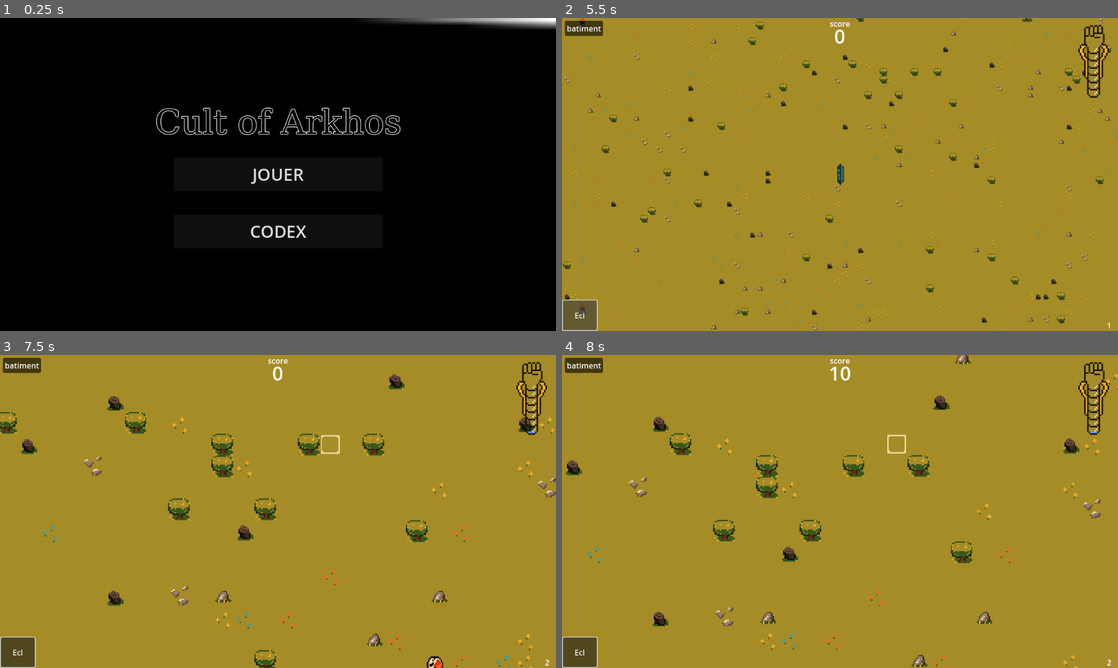
Above: before the commit, frames 1-4 (two rows, left to right).
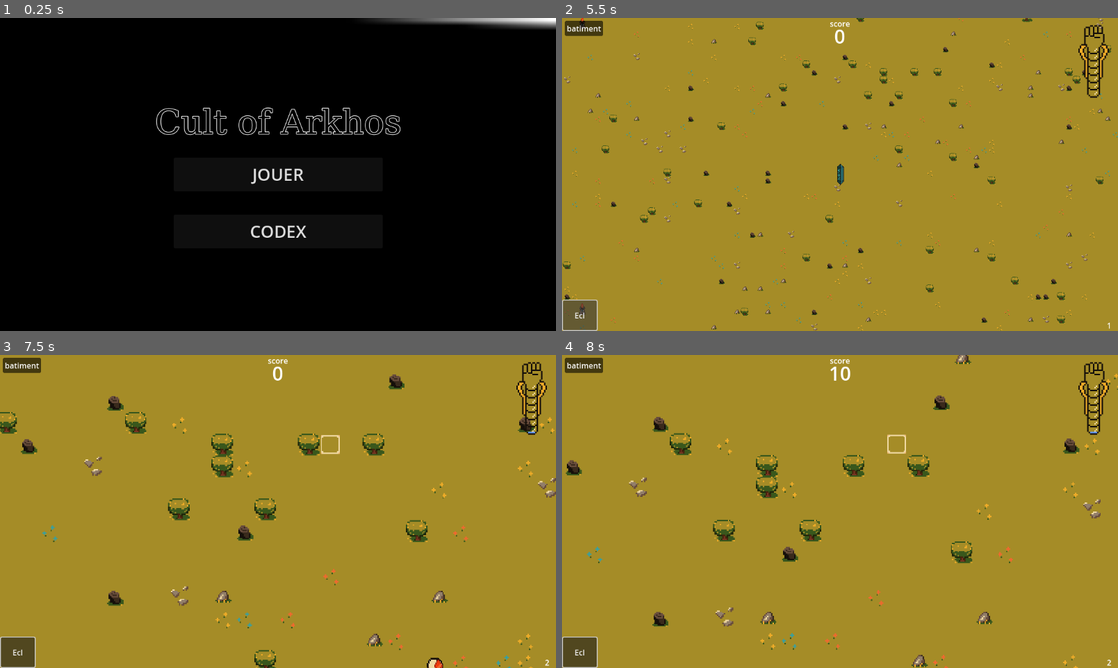
Above: after the commit, the same moments.

Repository: Nuxnuxx/gamejam-2024
Game: Godot game, scene res://Menu/main_menu.tscn
Same seed, same stepped clock (60 frames per second), same inputs: the game is played once before the commit and once after it.
Inputs (mouse positions are in pixels of both pictures, inside the frame that each line leads up to):
- Up to frame 1 (0.25 s): no input
- Up to frame 2 (5.5 s): click "JOUER" at 0.5 s; click "batiment" at 1.25 s; click "Ecl" at 2 s; click "batiment" at 2.75 s; click "Ecl" at 3.5 s; click "batiment" at 4.25 s; click "Ecl" at 5 s
- Up to frame 3 (7.5 s): tap Enter at 5.75, 7.25 s; move the mouse to (400, 495) at 5.77 s; press the mouse at (400, 495) at 5.78 s; tap Space at 6.5 s; move the mouse to (166, 527) at 6.52 s; release the mouse at (166, 527) at 6.53 s; tap Mouse wheel down (unzoom) at 6.6 s; move the mouse to (333, 442) at 7.27 s; hold Mouse wheel up (zoom) from 7.28 s (still down)
- Up to frame 4 (8 s): keep holding Mouse wheel up (zoom)

Frames 1-2 are identical in both runs. In frame 3, less than 0.1% of the frame differs, in the area x 76-80%, y 96-100%; in frame 4, nothing differs.

Commit message:
base audio + annimation changer

Diff:
--- a/Actors/Ennemy/Ennemy_Base/ennemy_base.gd
+++ b/Actors/Ennemy/Ennemy_Base/ennemy_base.gd
@@ -42,6 +42,16 @@
 func move_to(node: Node)-> void:
 	var direction = Vector2(node.global_position.x - global_position.x, node.global_position.y - global_position.y).normalized()
 	if direction.length() != 0 && !attacking:
+
+		if direction.x < -0.1:
+			get_node("Sprite").play("walk_left")
+		elif direction.x > 0.1:
+			get_node("Sprite").play("walk_right")
+		elif direction.y < 0:
+			get_node("Sprite").play("walk_up")
+		else:
+			get_node("Sprite").play("walk_down")
+
 		velocity.x = direction.x * speed
 		velocity.y = direction.y * speed
 		move_and_slide()
--- a/Menu/main_menu.tscn
+++ b/Menu/main_menu.tscn
@@ -1,6 +1,7 @@
-[gd_scene load_steps=7 format=3 uid="uid://bugaq4g405su"]
+[gd_scene load_steps=8 format=3 uid="uid://bugaq4g405su"]
 
 [ext_resource type="Script" path="res://Menu/main_menu.gd" id="1_ah4jw"]
+[ext_resource type="AudioStream" uid="uid://bphlh45q6wwak" path="res://Music/main-theme.wav" id="2_6fkde"]
 
 [sub_resource type="Gradient" id="Gradient_4nqs3"]
 
@@ -101,4 +102,8 @@
 theme = SubResource("Theme_r3ec7")
 text = "CODEX"
 
+[node name="AudioStreamPlayer" type="AudioStreamPlayer" parent="."]
+stream = ExtResource("2_6fkde")
+autoplay = true
+
 [connection signal="pressed" from="PlayBtn" to="." method="_on_play_btn_pressed"]
Not shown, added: Music/main-theme.wav.import
Not shown, added: Music/main-theme.wav
